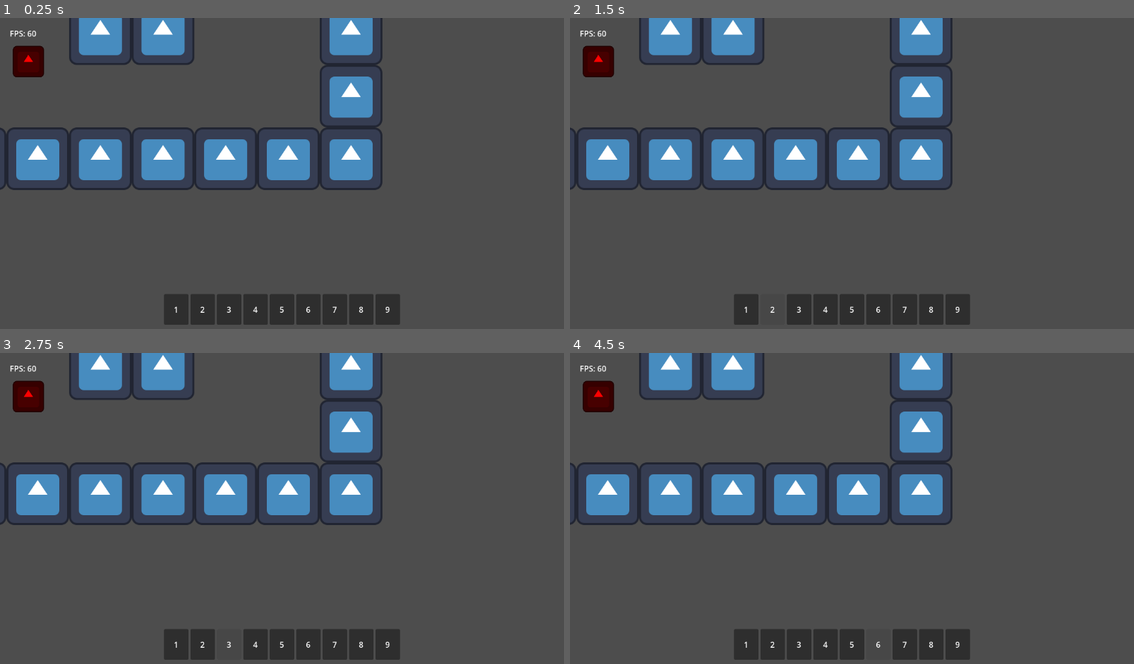
Above: before the commit, frames 1-4 (two rows, left to right).
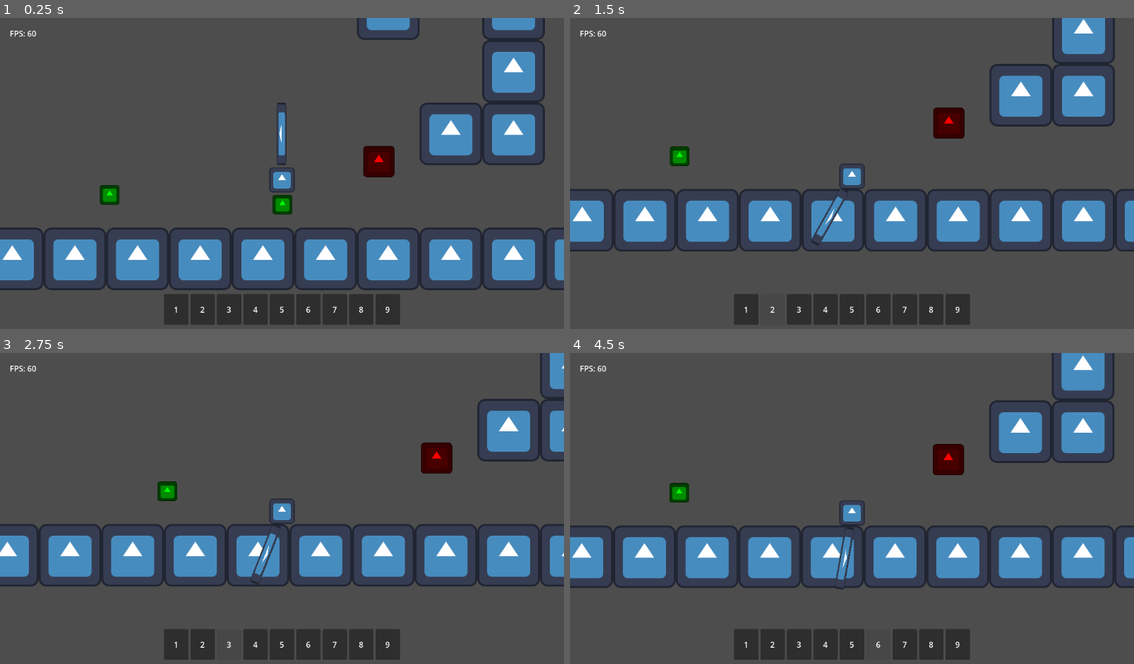
Above: after the commit, the same moments.

Repository: TheHumanMRP/RPG-Life-Tracker
Game: Godot game, scene res://Folders/Systems/Main/Scenes/main_scene.tscn
Same seed, same stepped clock (60 frames per second), same inputs: the game is played once before the commit and once after it. The engine's default icon, where the game draws it, is replaced by a stand-in: a white triangle on a blue panel in a dark square.
Inputs (mouse positions are in pixels of both pictures, inside the frame that each line leads up to):
- Up to frame 1 (0.25 s): no input
- Up to frame 2 (1.5 s): drag from (744, 310) to (908, 108) at 0.52 s; drag from (773, 310) to (823, 238) at 1.27 s
- Up to frame 3 (2.75 s): tap Enter at 2 s; move the mouse to (231, 645) at 2.02 s; hold A (move_left) from 2.03 s (still down); tap E (equip_item) at 2.1 s; click (231, 645) at 2.17 s
- Up to frame 4 (4.5 s): release A (move_left) at 2.75 s; drag from (823, 645) to (682, 464) at 2.77 s; tap R (respawn) at 3.5, 4.25 s; drag from (852, 645) to (880, 511) at 3.52 s; drag from (880, 645) to (767, 430) at 4.27 s

The runs differ from the first frame. In frame 1, 30% of the frame differs, in the area x 0-100%, y 0-88%; in frame 2, 28%; in frame 3, 27%; in frame 4, 29%.
Error before the commit: Parse Error: Could not parse global class "SwordScene" from "res://Folders/Systems/Weapons/sword.gd". (res://Folders/Systems/Player/player.gd:15)

Commit message:
Auto commit at 2026-08-09 15:22:41

Diff:
--- a/Folders/Systems/Weapons/sword.gd
+++ b/Folders/Systems/Weapons/sword.gd
@@ -3,9 +3,17 @@
 
 @onready var attack_component: AttackComponent = AttackComponent.new()
 
+func _process(delta: float) -> void:
+	look_at(get_global_mouse_position())
+
 func face_where_player_is_facing(player_looking_direction: int) -> void:
-	func face_where_player_is_facing(player_looking_direction: Vector2) -> void:
-	rotation = player_looking_direction.angle()
+	rotation_degrees = player_looking_direction * 90
+
+
+	if player_looking_direction == 1:
+		rotation_degrees = 90
+	elif player_looking_direction == -1:
+		rotation_degrees = -90
 
 func attack() -> void:
 	var nodes_in_attack_range: Array[Node2D] = self.get_overlapping_bodies()
